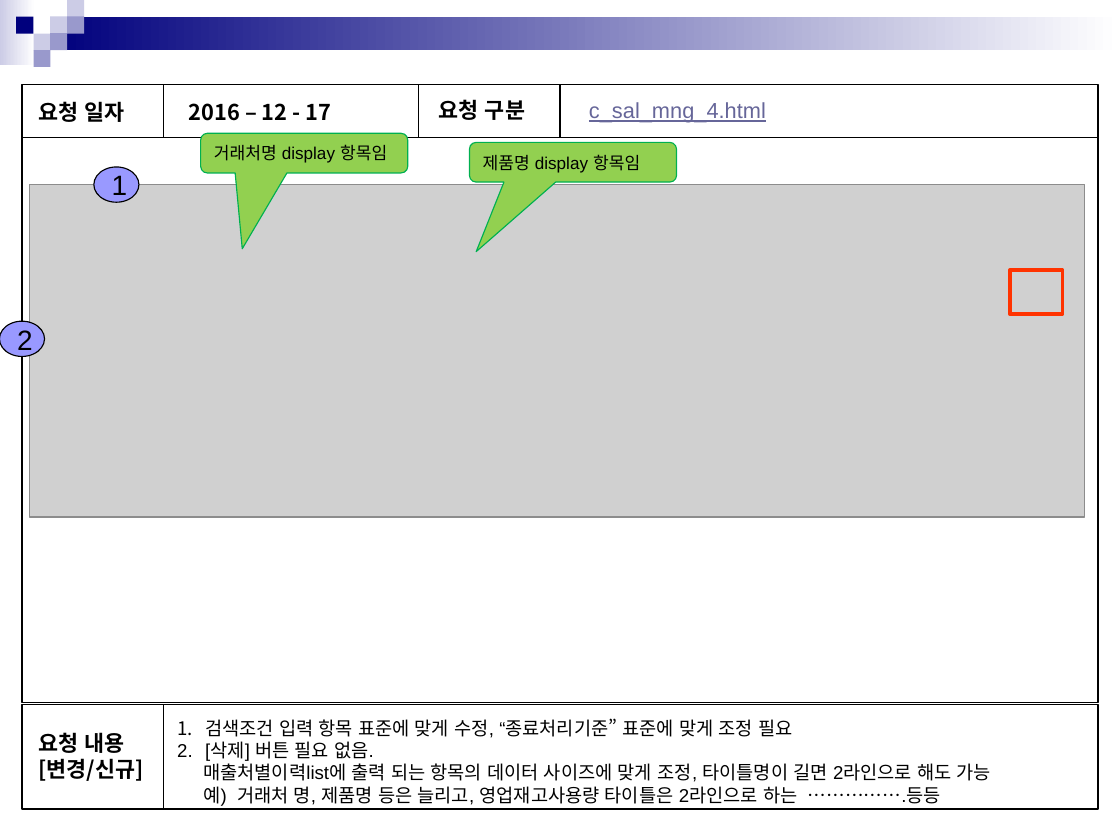
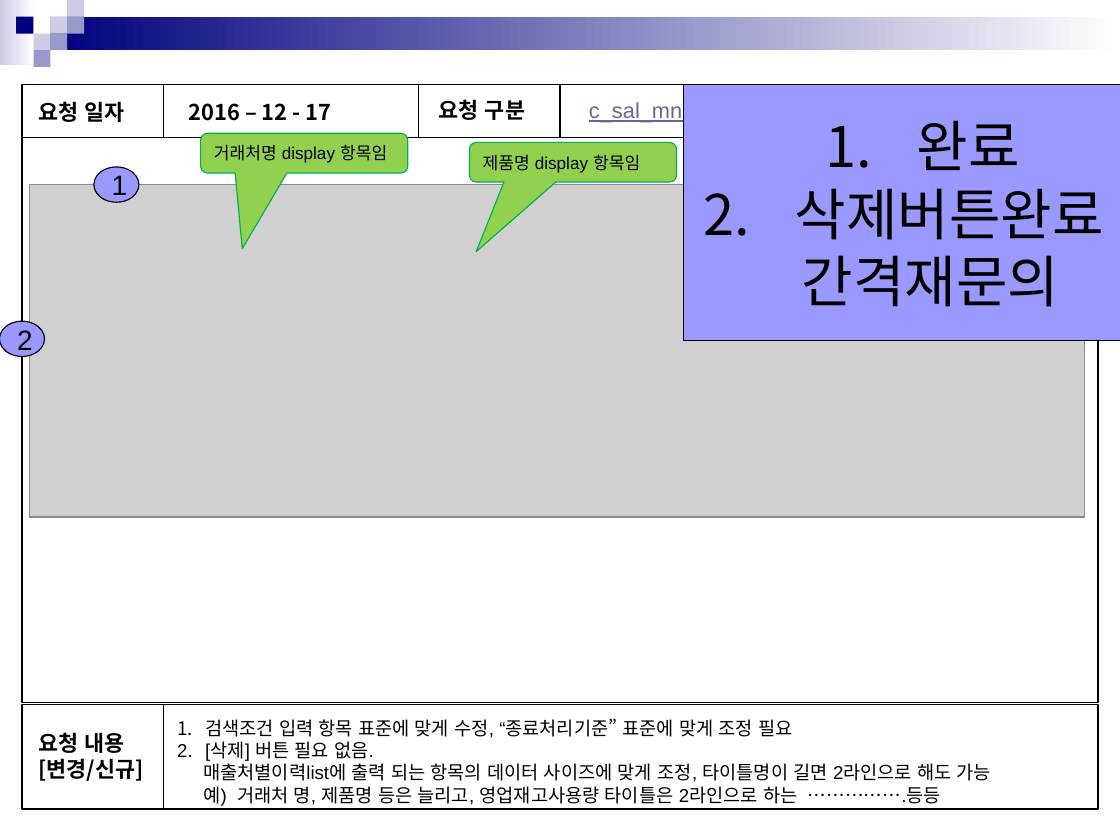
Before and after one commit to in-yong/sinsin_project, a slide deck: slide 5 of 공유문서/수정요청/화면점검(공통,영업,자재,전체)_20161218/화면점검_20161218(영업).pptx. Drawn at 1120x840 pixels with LibreOffice and Linux fonts; fonts in the diff are those of the drawing; grey boxes stand for pictures. Boxes give left, top, right and bottom in pixels: in the first picture for what was removed or moved away, otherwise in the second. Text is boxed around its words. In the diff, an @@ line names an element or a change of style, - is before the commit and + after.

Commit message:
[김영은] 영업페이지 수정완료, 반영이미지추가

```diff
--- a/공유문서/수정요청/화면점검(공통,영업,자재,전체)_20161218/화면점검_20161218(영업).pptx
+++ b/공유문서/수정요청/화면점검(공통,영업,자재,전체)_20161218/화면점검_20161218(영업).pptx
@@ rectangle added at [683, 85, 1120, 340], fill #9999FF, outline #000000 0.75 pt, 36 pt, text #000000 @@
+1. 완료
+2. 삭제버튼완료 &
+간격재문의
@@ rectangle removed at [1010, 270, 1063, 314] @@
```
Also in this commit, not shown: 6 other slides changed, 22 other files.
